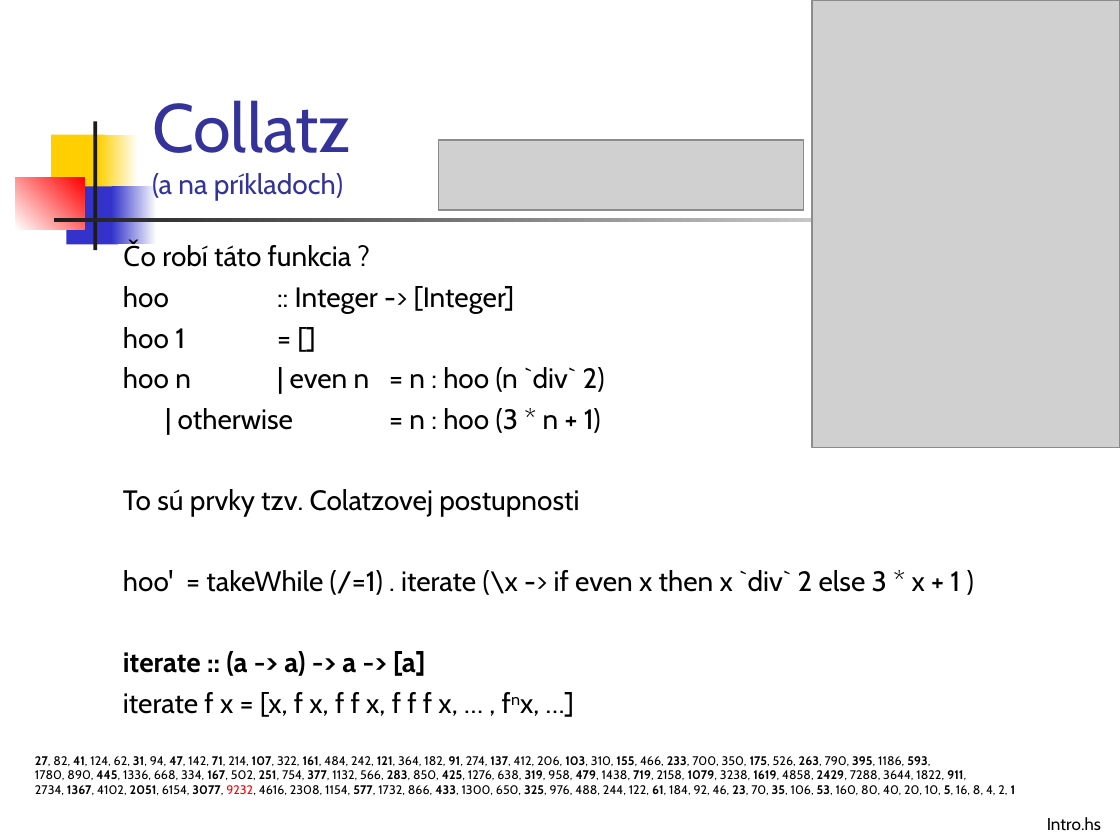
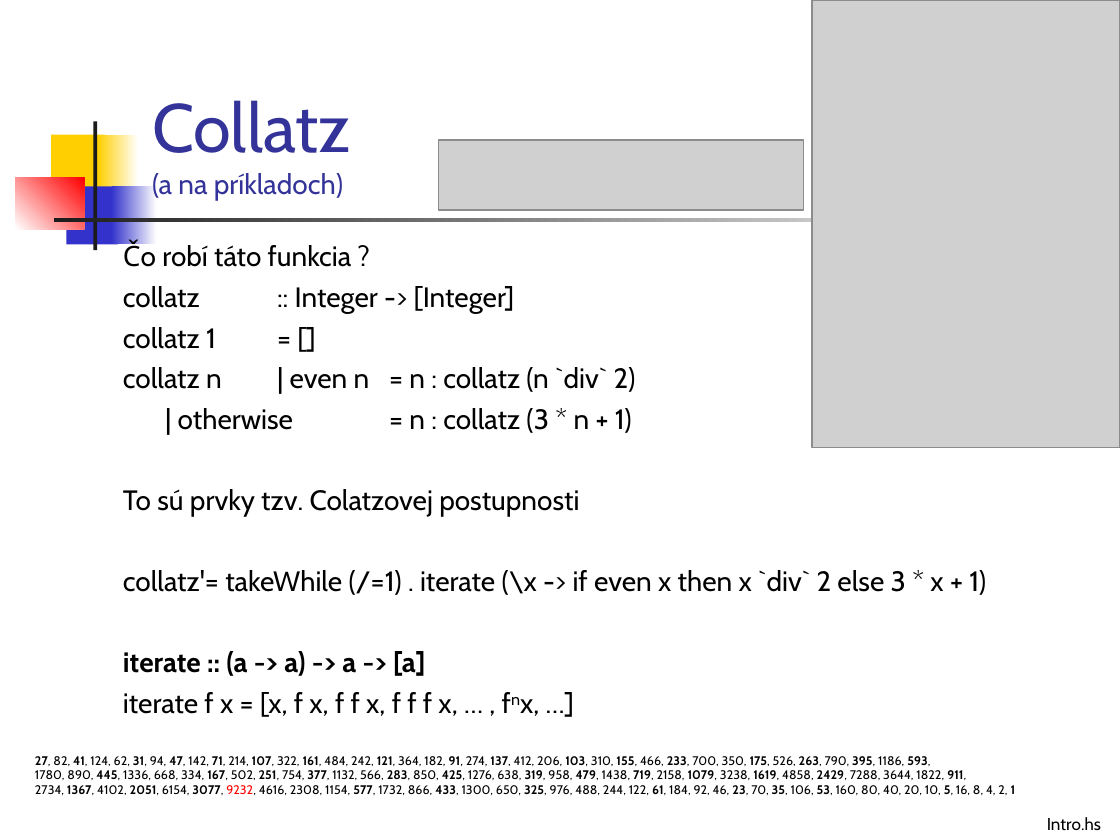
Before and after one commit to Funkcionalne/Prednasky, a slide deck: slide 8 of 03/03_fpro.ppt. Drawn at 1120x840 pixels with LibreOffice and Linux fonts; fonts in the diff are those of the drawing; grey boxes stand for pictures. Boxes give left, top, right and bottom in pixels: in the first picture for what was removed or moved away, otherwise in the second. Text is boxed around its words. In the diff, an @@ line names an element or a change of style, - is before the commit and + after.

```diff
--- a/03/03_fpro.ppt
+++ b/03/03_fpro.ppt
@@ text at [123, 286, 636, 433]: text changed @@
-hoo :: Integer -> [Integer]
-hoo 1 = []
-hoo n | even n = n : hoo (n `div` 2)
-| otherwise = n : hoo (3 * n + 1)
+collatz :: Integer -> [Integer]
+collatz 1 = []
+collatz n | even n = n : collatz (n `div` 2)
+| otherwise = n : collatz (3 * n + 1)
@@ text at [123, 570, 986, 595]: text changed @@
-hoo' = takeWhile (/=1) . iterate (\x -> if even x then x `div` 2 else 3 * x + 1 )
+collatz'= takeWhile (/=1) . iterate (\x -> if even x then x `div` 2 else 3 * x + 1)
```
Also in this commit, not shown: 11 other slides changed, 3 slides added, 4 other files.
